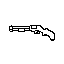
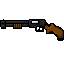
Layer changes from the first (64, 64) image to the second:
added layer "Layer 4" above "Layer 5" over [0, 19, 64, 41]
added layer "Layer 5" above "Layer 1" over [0, 20, 64, 38]
hid "Layer 1", painted on it over [0, 19, 64, 41]
removed layer "Background" over [0, 19, 64, 41]
